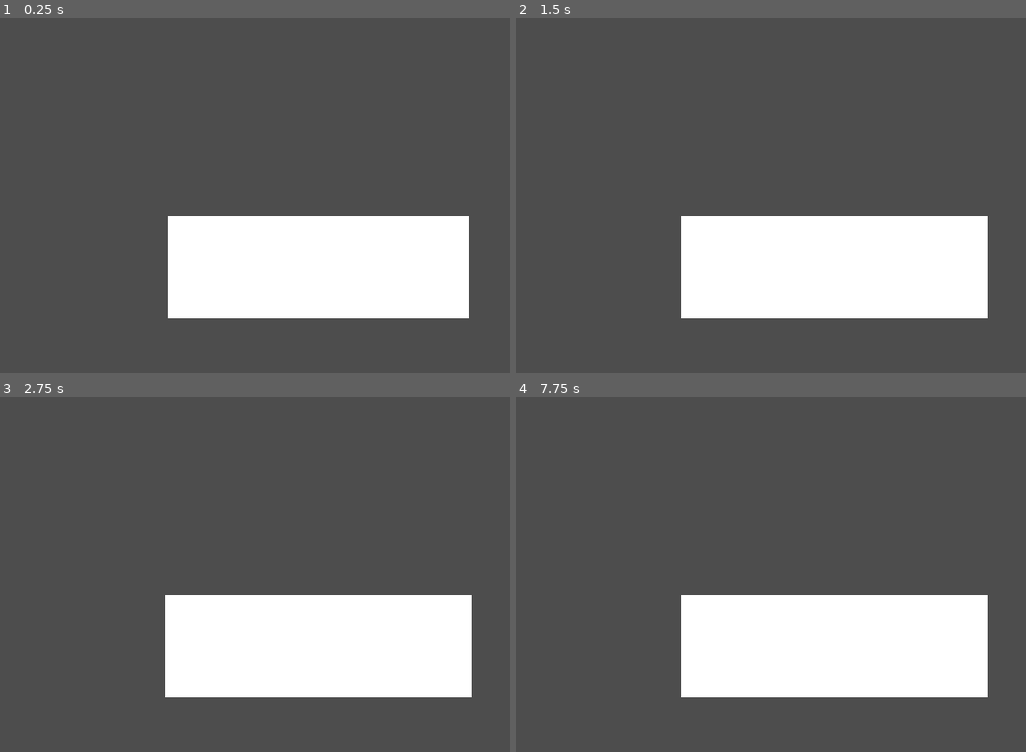
Above: before the commit, frames 1-4 (two rows, left to right).
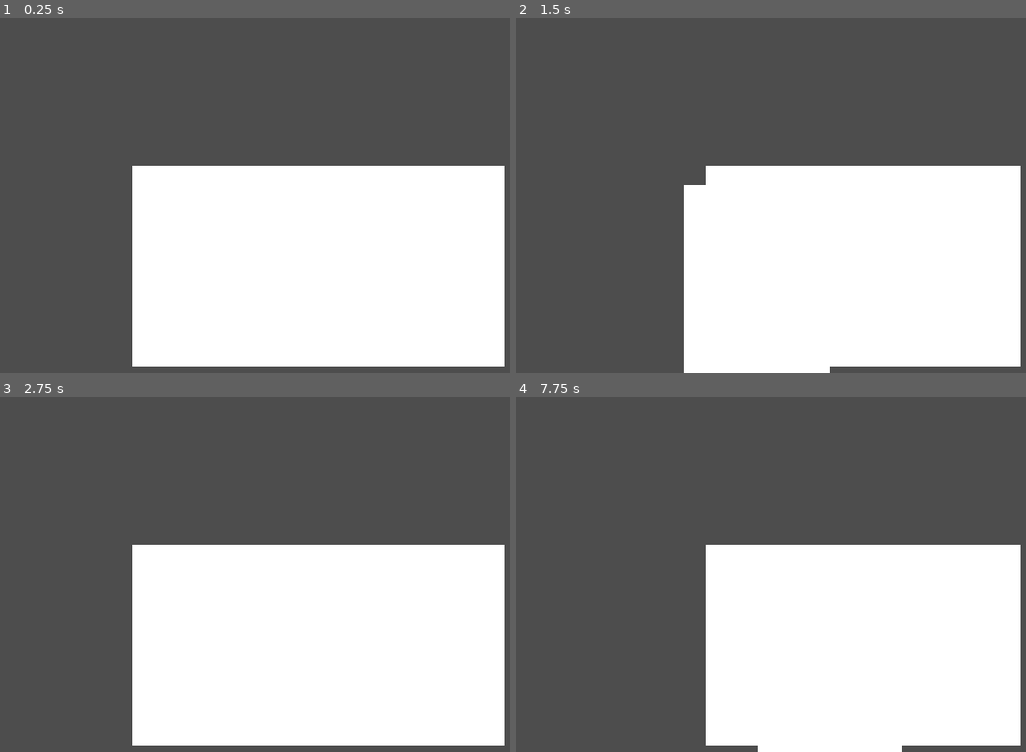
Above: after the commit, the same moments.

Repository: tl247175725-eng/DaSong_Merchant_Godot
Game: Godot game, scene res://game.tscn
The game is run twice, just before and just after one commit, with the same random seed, the same clock (stepped at 60 frames per second) and the same inputs.
Inputs (mouse positions are in pixels of both pictures, inside the frame that each line leads up to):
- Up to frame 1 (0.25 s): no input
- Up to frame 2 (1.5 s): tap Enter at 0.5 s; move the mouse to (995, 145) at 0.52 s; click (995, 145) at 0.67 s; tap Space at 1.25 s; drag from (689, 188) to (796, 248) at 1.27 s
- Up to frame 3 (2.75 s): move the mouse to (392, 457) at 2.02 s; click (392, 457) at 2.17 s
- Up to frame 4 (7.75 s): tap Enter at 2.75, 5 s; drag from (796, 627) to (612, 485) at 2.77 s; move the mouse to (outside the picture) at 3.52 s; click (outside the picture) at 3.67 s; tap Space at 4.25, 5.75 s; drag from (612, 485) to (725, 443) at 4.27 s; move the mouse to (873, 546) at 5.02 s; click (873, 546) at 5.17 s; drag from (725, 443) to (689, 567) at 5.77 s; move the mouse to (995, 524) at 6.52 s; click (995, 524) at 6.67 s; drag from (689, 567) to (796, 627) at 7.27 s

The runs differ from the first frame. In frame 1, 24% of the frame differs, in the area x 25-99%, y 41-99%; in frame 2, 21%; in frame 3, 24%; in frame 4, 21%.

Commit message:
CEO One-Click Sync

Diff:
--- a/card_ui.gd
+++ b/card_ui.gd
@@ -17,7 +17,7 @@
 	if is_dragging:
 		global_position = get_global_mouse_position() + drag_offset
 	else:
-		# 【关键修改】改用 position，这样它会相对于 HandUI 这个担子来排队
+		# 改成 position，它就学会“相对于担子”排队了
 		position = position.lerp(target_position, 15 * delta)
 
 func _input_event(_viewport, event, _shape_idx):
--- a/card_ui.tscn
+++ b/card_ui.tscn
@@ -4,23 +4,26 @@
 [ext_resource type="Texture2D" uid="uid://djih15oil6v8l" path="res://cards pictures/无标题.png" id="2_2yy3o"]
 
 [sub_resource type="RectangleShape2D" id="RectangleShape2D_rm57c"]
-size = Vector2(201, 272)
+size = Vector2(380, 531)
 
 [node name="CardUI" type="Area2D" unique_id=823534559]
 script = ExtResource("1_gf2xd")
 
 [node name="Sprite2D" type="Sprite2D" parent="." unique_id=1477040]
-scale = Vector2(0.5302629, 0.5122642)
 texture = ExtResource("2_2yy3o")
 
 [node name="NameLabel" type="Label" parent="." unique_id=1666461243]
-offset_right = 40.0
-offset_bottom = 23.0
+offset_left = -51.0
+offset_top = -25.0
+offset_right = 53.0
+offset_bottom = 27.0
 
 [node name="ValueLabel" type="Label" parent="." unique_id=1212448137]
-offset_right = 40.0
-offset_bottom = 23.0
+offset_left = -48.0
+offset_top = -19.0
+offset_right = 53.0
+offset_bottom = 19.0
 
 [node name="CollisionShape2D" type="CollisionShape2D" parent="." unique_id=641457876]
-position = Vector2(703.5, 846)
+position = Vector2(0, 1)
 shape = SubResource("RectangleShape2D_rm57c")
